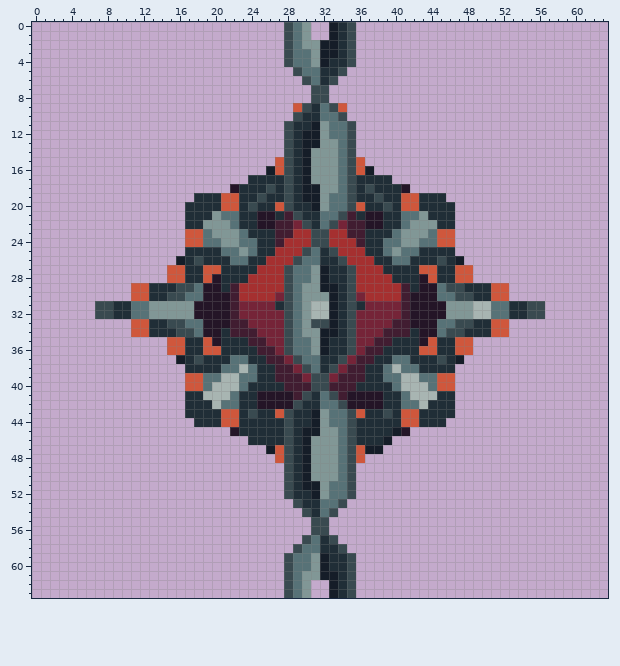
Two versions of one pixel-art file, ArcadePrototype/Assets/Art/Main/Hazards/BallSpike.aseprite. The picture above is the old version.
64x64 pixels, 1 frame.
New version:
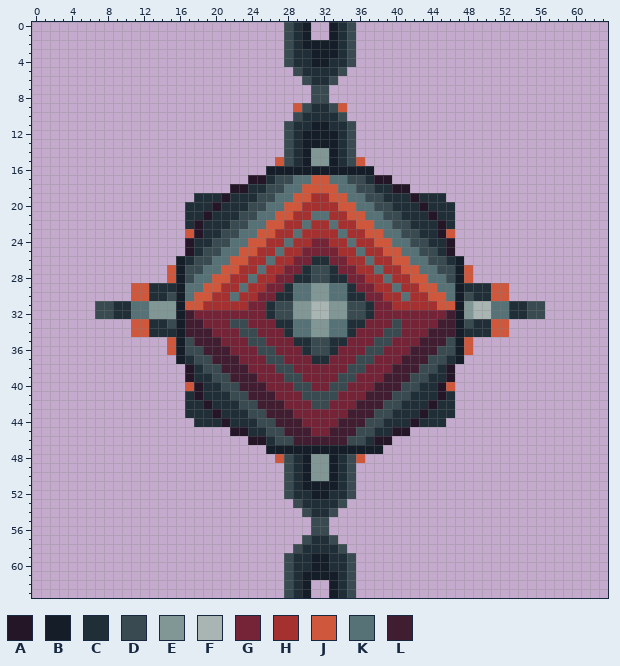
Palette (. is transparent): A #241527  B #151d28  C #202e37  D #394a50  E #819796  F #a8b5b2  G #752438  H #a53030  J #cf573c  K #577277  L #411d31
Changes in this commit:
Changed rows in their new state; - is an unchanged pixel.
first column x 16:
 0 -------------CB-----------------
 1 -------------CB-----------------
 2 -------------CBB----------------
 3 -------------CCB----------------
 4 -------------CCB----------------
 5 --------------CC----------------
 6 ---------------C----------------
 9 ----------------C---------------
10 ----------------CC--------------
11 ----------------BCC-------------
12 ----------------BBC-------------
13 ----------------BBC-------------
14 -----------------BC-------------
15 -----------------BC-------------
16 -----------BBB-BBBBBB-----------
17 --------AA-D-KKJJK--D-AA--------
18 -------A---DKKJJJJ-KD---A-------
19 -----AC---DKKJJHHJJKKD---CA-----
20 ----ACC--DKKJJHHHHJJKKD--CCA----
21 ---ACCCDDKKJJHHK-HHJJKKDDCCCA---
22 --ACCCDDKKJJHHKHHKHHJJKKDDCCCA--
23 --ACCDD-KJJHHK-HH-KHHJJK-DDCCA--
24 -ACCDDK-JJHHK--GG--KHHJJ-KDDCCA-
25 -A-DD--JJHHK--GGGG--KHHJJ--DD-A-
26 ---DKKJJHHK--GGC-GG--KHHJJKKD---
27 BDDKKJJHHK--GGCDD-GG--KHHJJKKDDB
28 BDKKJJHHK--GGCCDD--GG--KHHJJKKDB
29 BK-JJHHK--GGC-K-EKKCGG--KHHJJ-KB
30 B-JJHHK--GGCC-K--KKCCGG--KHHJJ-B
31 BJJHHHHH--CD-E---EE-DC--HHHHHJJB
32 BLGGGGG---CD-E---EE-DC---GGGGGLB
33 BLLGGGDD---CC-KEEKKCC---DGGGGLLB
34 BLLLGGGDD---C-K-EKKC---DDGGGLLLB
35 BDLLLGGGDD--GCCDD--G--DDGGGLLLDB
36 BDDLLLGGGDD-GGCDD-GG-DDGGGLLLDDB
37 ---DLLLGGGDD-GGC-GG-DDGGGLLLD---
38 -A-DDLLLGGGDD-GGGG-DDGGGLLLDD-A-
39 -ACCDDLLLGGGDD-GG-DDGGGLLLDDCCA-
40 --ACCDDLLLGGGDDGGDDGGGLLLDDCCA--
41 --ACCCDDLLLGGG-DD-GGGLLLDDCCCA--
42 ---ACCCDDLLLGGGDDGGGLLLDDCCCA---
43 ----ACC--DLLLGGGGGGLLLD--CCA----
44 -----AC--DDLLLGGGGLLLDD--CA-----
45 -------A--DDLLLGGLLLDD--A-------
46 --------AA-D-LLLLLL-D-AA--------
47 -----------BBB-BBBBBB-----------
48 -----------------BC-------------
49 -----------------BC-------------
50 -----------------BC-------------
51 ----------------BBC-------------
52 ----------------BCC-------------
53 ----------------CC--------------
54 ----------------C---------------
57 ---------------C----------------
58 --------------CC----------------
59 -------------CCB----------------
60 -------------CCB----------------
61 -------------CBB----------------
62 -------------CB-----------------
63 -------------CB-----------------
Changed places in both pictures, as pixel boxes (x1, y1, x2, y2):
changed: (176, 22, 464, 598)
